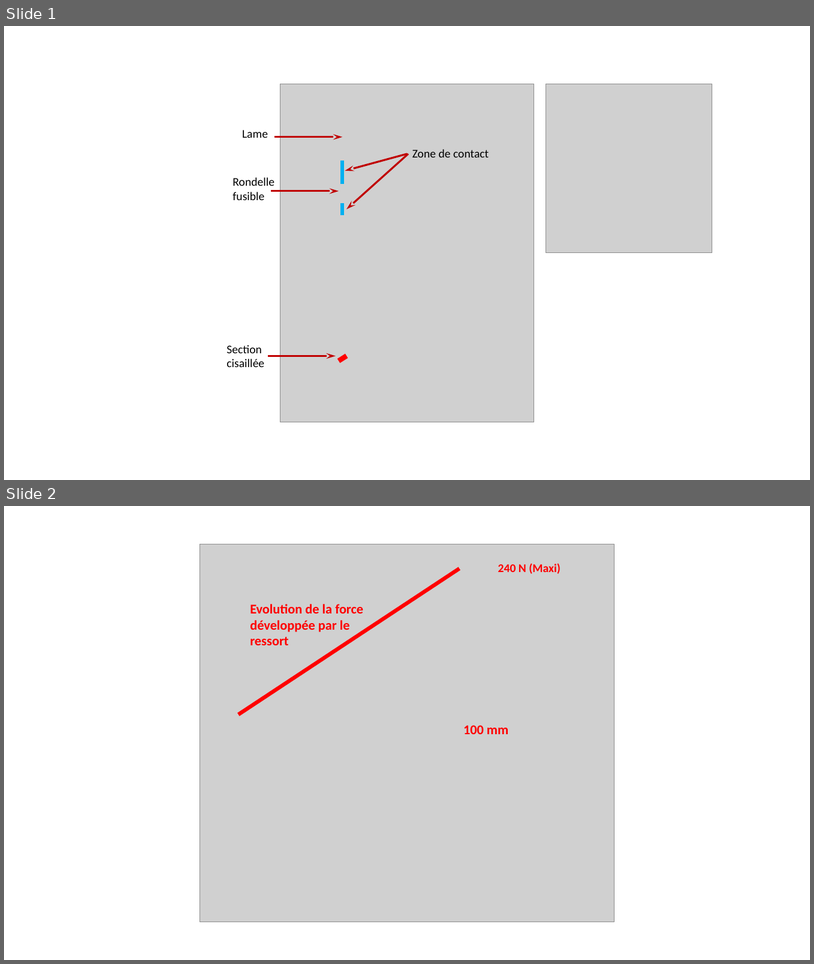
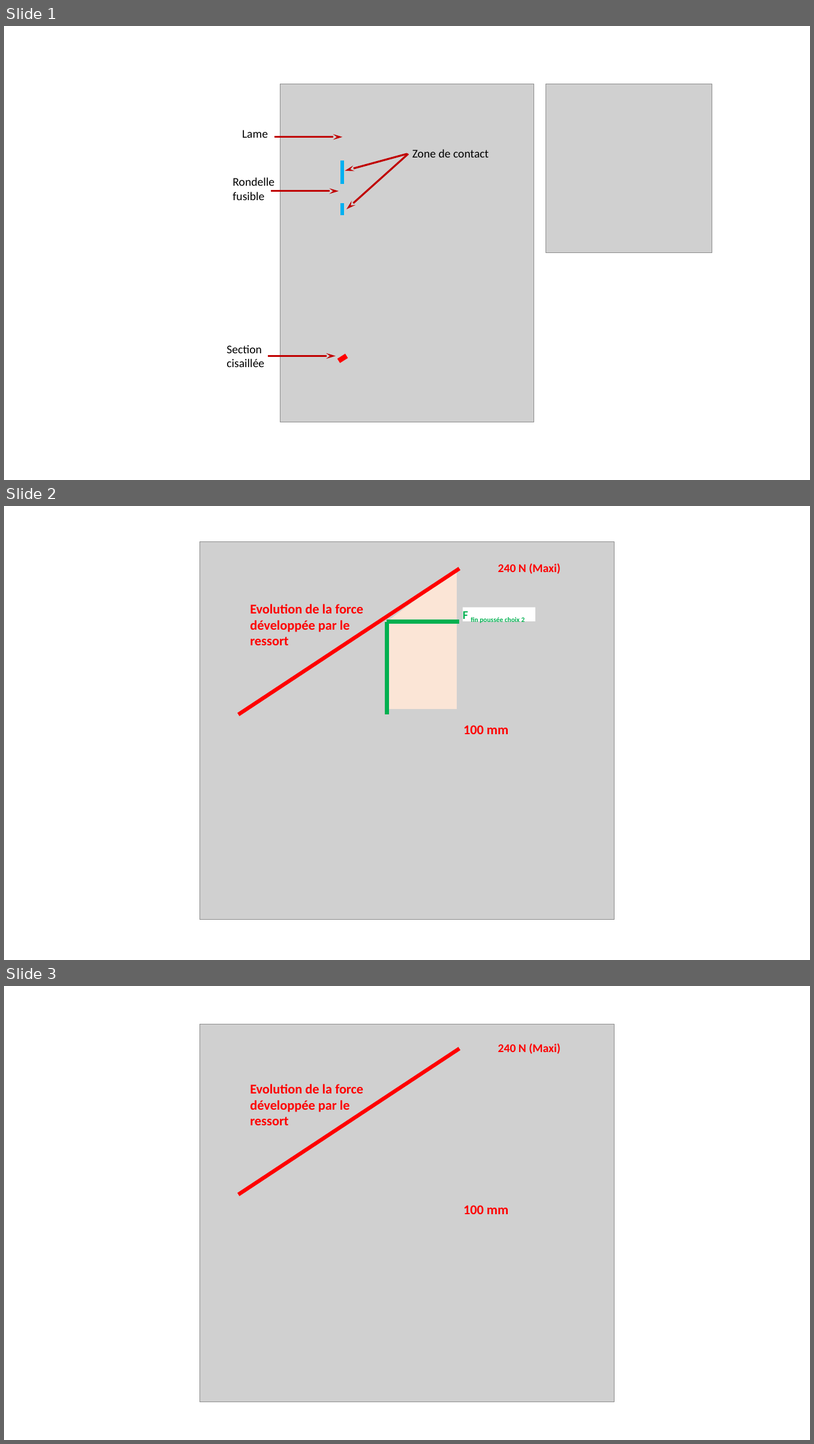
Before and after one commit to xpessoles/Sujets_Concours, a slide deck: 2022/Exemple/FichiersProf/CorrigeLaTeX/images/Figures.pptx. Shown one above the other, each under a label of ours: slides 1 and 2 before the commit, slides 1, 2 and 3 after it. The pictures are 814x964 and 814x1444 pixels, drawn with LibreOffice and Linux fonts; fonts in the diff are those of the drawing; grey boxes stand for pictures. Boxes give left, top, right and bottom in pixels: in the first picture for what was removed or moved away, otherwise in the second. Text is boxed around its words. In the diff, an @@ line names an element or a change of style, - is before the commit and + after.

```diff
--- a/2022/Exemple/FichiersProf/CorrigeLaTeX/images/Figures.pptx
+++ b/2022/Exemple/FichiersProf/CorrigeLaTeX/images/Figures.pptx
@@ slide 2 added at [4,506,810,960], background #FFFFFF @@
@@ picture added at [200,541,615,919] @@
@@ line added from (239, 714) to (459, 568), #FF0000 4.5 pt @@
@@ right triangle added at [387,568,457,622], fill #FBE5D6 @@
@@ text added at [498,563,561,574], 14 pt, text #FF0000, bold @@
+240 N (Maxi)
@@ text added at [250,604,363,645], 16 pt, text #FF0000, bold @@
+Evolution de la force développée par le ressort
@@ rectangle added at [463,607,536,622], fill #FFFFFF, 14 pt, text #00B050, bold @@
+F fin poussée choix 2
@@ rectangle added at [386,622,457,709], fill #FBE5D6 @@
@@ line added from (387, 714) to (387, 622), #00B050 4.5 pt @@
@@ line added from (387, 622) to (459, 622), #00B050 4.5 pt @@
@@ text added at [464,725,509,734], 16 pt, text #FF0000, bold @@
+100 mm
@@ what was slide 2 is now slide 3 @@
```
Also in this commit, not shown: 4 other files.
